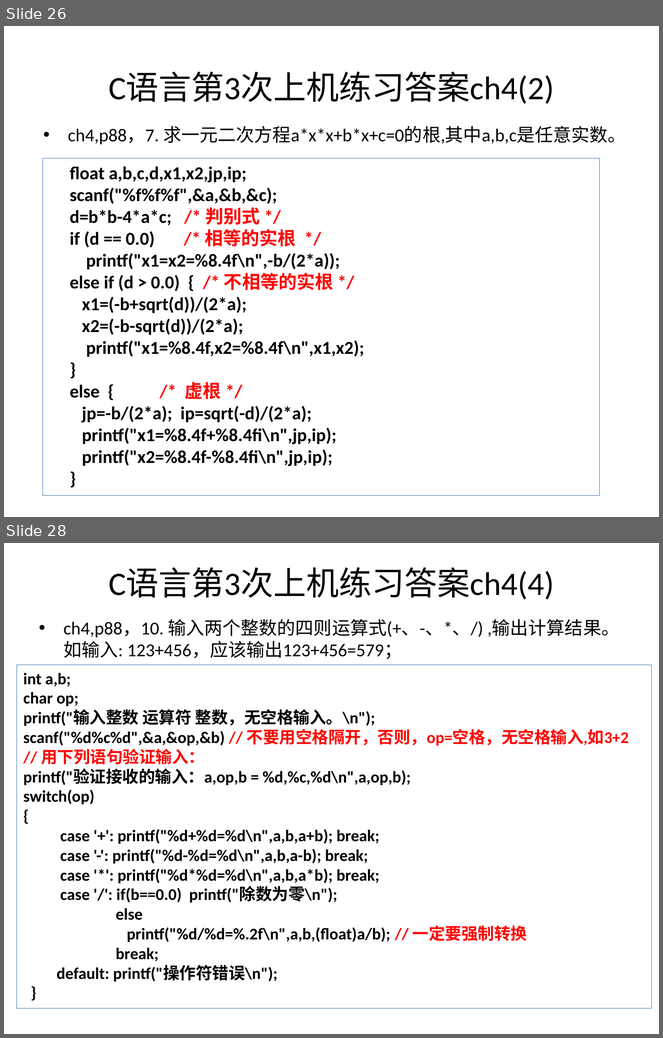
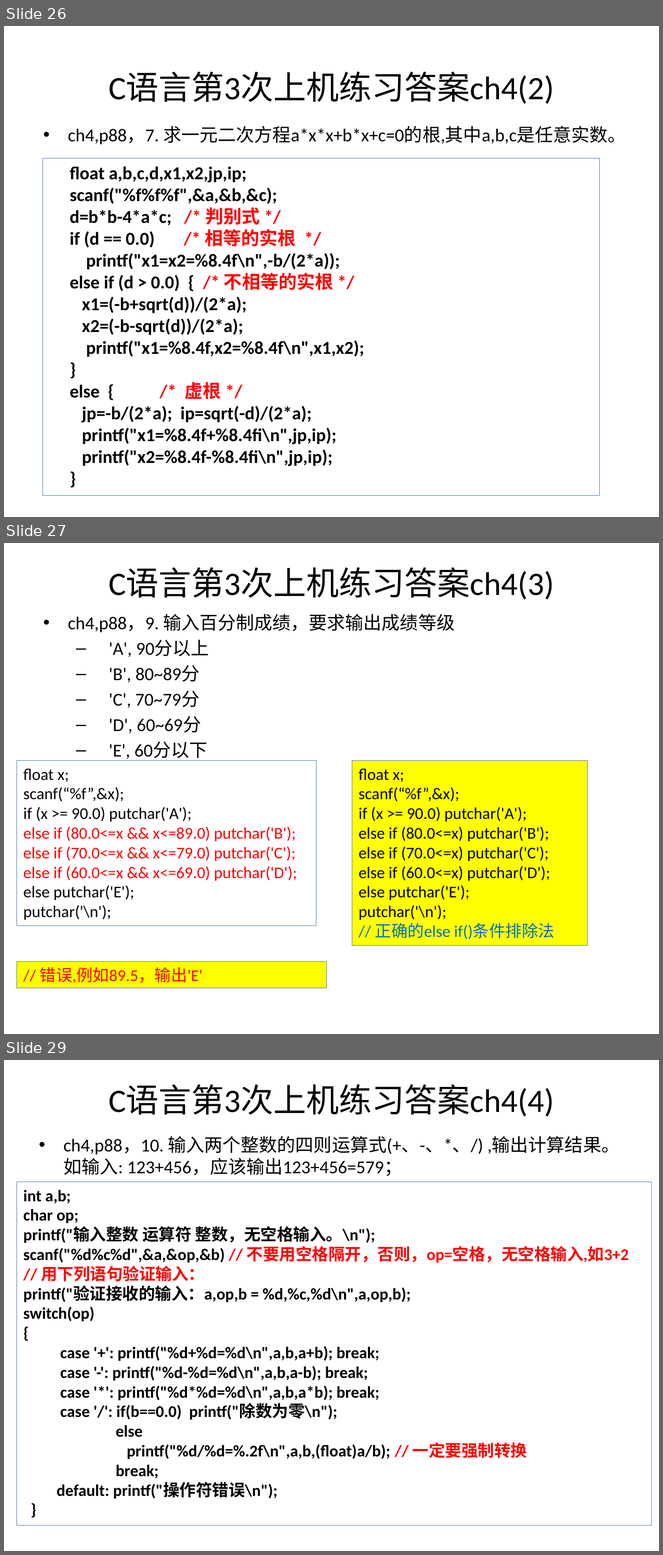
Before and after one commit to jtrfid/C-Repositories, a slide deck: 2016/上机安排.pptx. Shown one above the other, each under a label of ours: slides 26 and 28 before the commit, slides 26, 27 and 29 after it; the slides between them are not shown. The pictures are 663x1038 and 663x1555 pixels, drawn with LibreOffice and Linux fonts; fonts in the diff are those of the drawing. Boxes give left, top, right and bottom in pixels: in the first picture for what was removed or moved away, otherwise in the second. Text is boxed around its words. In the diff, an @@ line names an element or a change of style, - is before the commit and + after.

```diff
--- a/2016/上机安排.pptx
+++ b/2016/上机安排.pptx
@@ slide 27 added at [4, 543, 659, 1034], background #FFFFFF @@
@@ title added at [109, 567, 554, 600], 36 pt, text #000000 @@
+C语言第3次上机练习答案ch4(3)
@@ text added at [68, 614, 455, 761], 20 pt, text #000000 @@
+• ch4,p88，9. 输入百分制成绩，要求输出成绩等级
+  – 'A', 90分以上
+  – 'B', 80~89分
+  – 'C', 70~79分
+  – 'D', 60~69分
+  – 'E', 60分以下
@@ rectangle added at [17, 760, 317, 926], outline #4F81BD 0.75 pt, 18 pt, text #FF0000 @@
+float x;
+scanf(“%f”,&x);
+if (x >= 90.0) putchar('A');
+else if (80.0<=x && x<=89.0) putchar('B');
+else if (70.0<=x && x<=79.0) putchar('C');
+else if (60.0<=x && x<=69.0) putchar('D');
+else putchar('E');
+putchar('\n');
@@ rectangle added at [352, 760, 588, 946], fill #FFFF00, outline #4F81BD 0.75 pt, 18 pt, text #000000 @@
+float x;
+scanf(“%f”,&x);
+if (x >= 90.0) putchar('A');
+else if (80.0<=x) putchar('B');
+else if (70.0<=x) putchar('C');
+else if (60.0<=x) putchar('D');
+else putchar('E');
+putchar('\n');
+// 正确的else if()条件排除法
@@ rectangle added at [17, 962, 326, 988], fill #FFFF00, outline #4F81BD 0.75 pt, 18 pt, text #FF0000 @@
+// 错误,例如89.5，输出'E'
@@ what was slide 28 is now slide 29 @@
```
Also in this commit, not shown: 6 slides changed, 4 other files.
